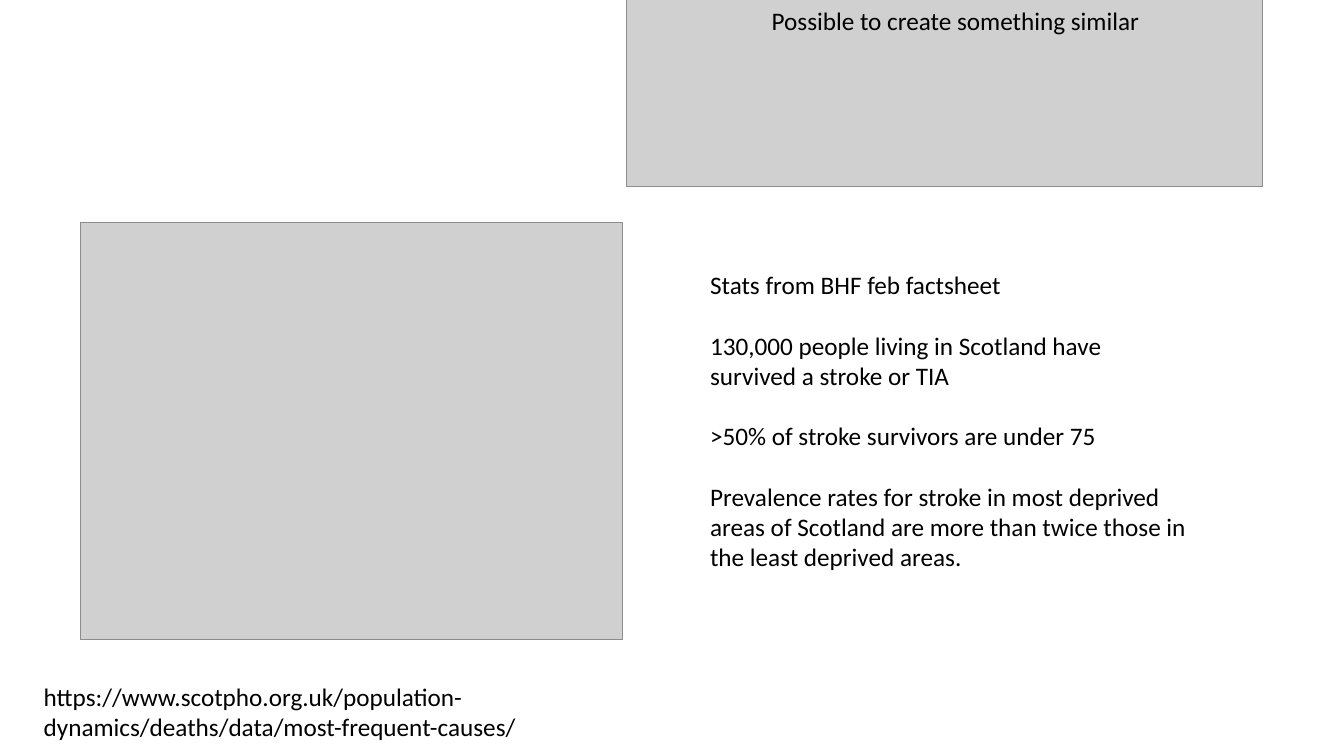
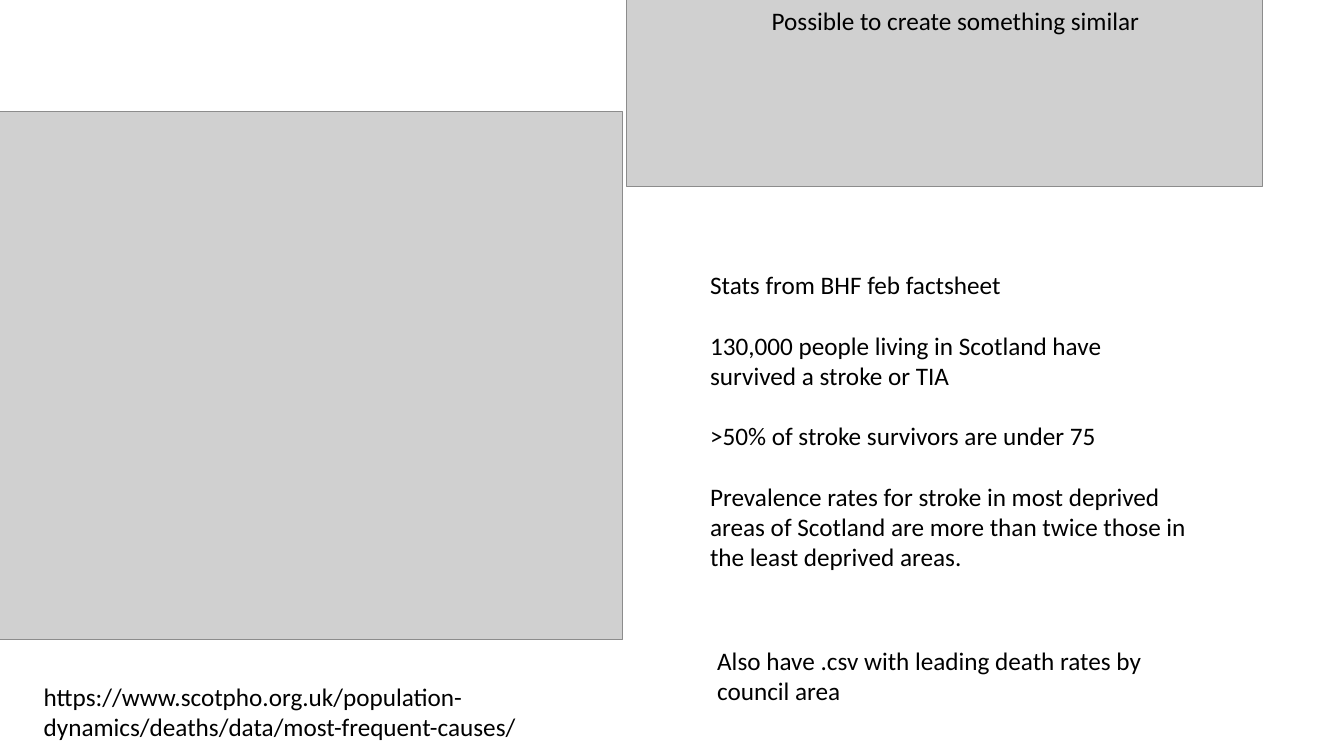
Before and after one commit to fionacarson/final_project_phs_stroke, a slide deck: slide 4 of presentation/phs_stroke_presentation.pptx. Drawn at 1344x756 pixels with LibreOffice and Linux fonts; fonts in the diff are those of the drawing; grey boxes stand for pictures. Boxes give left, top, right and bottom in pixels: in the first picture for what was removed or moved away, otherwise in the second. Text is boxed around its words. In the diff, an @@ line names an element or a change of style, - is before the commit and + after.

```diff
--- a/presentation/phs_stroke_presentation.pptx
+++ b/presentation/phs_stroke_presentation.pptx
@@ picture resized from (x1=81, y1=223, x2=623, y2=640) to (x1=0, y1=112, x2=623, y2=640) @@
@@ text added at (x1=717, y1=652, x2=1140, y2=701), 18 pt, text #000000 @@
+Also have .csv with leading death rates by council area
```
Also in this commit, not shown: 5 other slides changed, 7 slides added, 6 slides removed, 19 other files.
